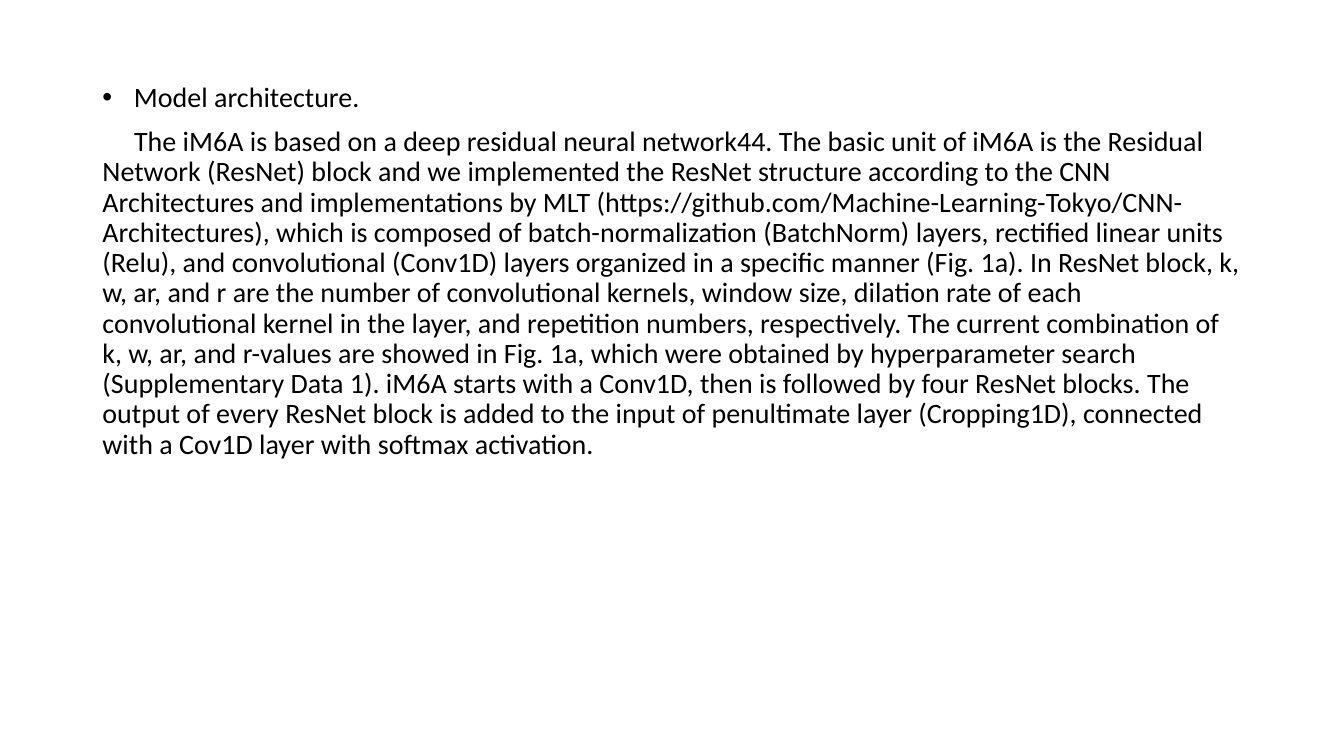
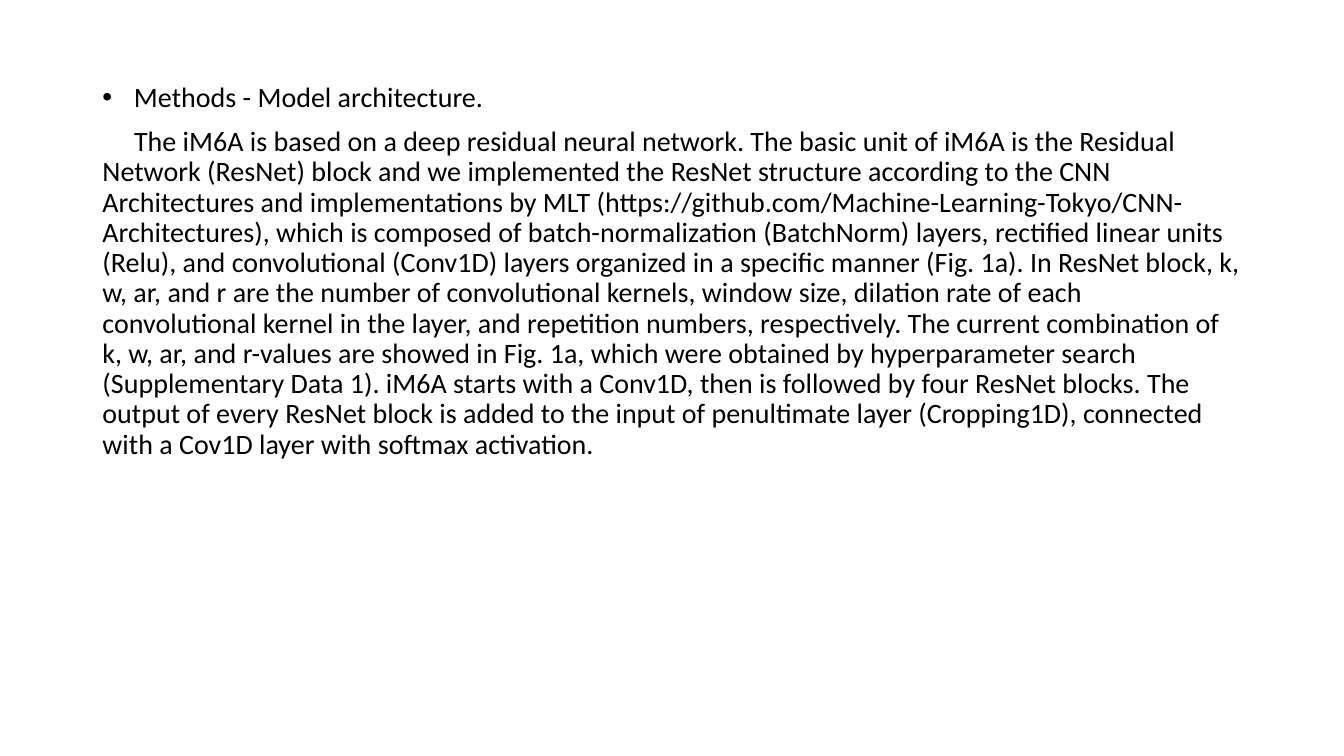
Before and after one commit to YanChengHuang/paper_implement, a slide deck: slide 6 of iM6A/presentation/iM6A.pptx. Drawn at 1344x756 pixels with LibreOffice and Linux fonts; fonts in the diff are those of the drawing. Boxes give left, top, right and bottom in pixels: in the first picture for what was removed or moved away, otherwise in the second. Text is boxed around its words. In the diff, an @@ line names an element or a change of style, - is before the commit and + after.

```diff
--- a/iM6A/presentation/iM6A.pptx
+++ b/iM6A/presentation/iM6A.pptx
@@ text at box(102, 87, 1239, 459): text changed @@
-• Model architecture.
-The iM6A is based on a deep residual neural network44. The basic unit of iM6A is the Residual Network (ResNet) block and we implemented the ResNet structure according to the CNN Architectures and implementations by MLT (https://github.com/Machine-Learning-Tokyo/CNN-Architectures), which is composed of batch-normalization (BatchNorm) layers, rectified linear units (Relu), and convolutional (Conv1D) layers organized in a specific manner (Fig. 1a). In ResNet block, k, w, ar, and r are the number of convolutional kernels, window size, dilation rate of each convolutional kernel in the layer, and repetition numbers, respectively. The current combination of k, w, ar, and r-values are showed in Fig. 1a, which were obtained by hyperparameter search (Supplementary Data 1). iM6A starts with a Conv1D, then is followed by four ResNet blocks. The output of every ResNet block is added to the input of penultimate layer (Cropping1D), connected with a Cov1D layer with softmax activation.
+• Methods - Model architecture.
+The iM6A is based on a deep residual neural network. The basic unit of iM6A is the Residual Network (ResNet) block and we implemented the ResNet structure according to the CNN Architectures and implementations by MLT (https://github.com/Machine-Learning-Tokyo/CNN-Architectures), which is composed of batch-normalization (BatchNorm) layers, rectified linear units (Relu), and convolutional (Conv1D) layers organized in a specific manner (Fig. 1a). In ResNet block, k, w, ar, and r are the number of convolutional kernels, window size, dilation rate of each convolutional kernel in the layer, and repetition numbers, respectively. The current combination of k, w, ar, and r-values are showed in Fig. 1a, which were obtained by hyperparameter search (Supplementary Data 1). iM6A starts with a Conv1D, then is followed by four ResNet blocks. The output of every ResNet block is added to the input of penultimate layer (Cropping1D), connected with a Cov1D layer with softmax activation.
```
Also in this commit, not shown: 3 other slides changed, 1 slide added, 2 other files.
